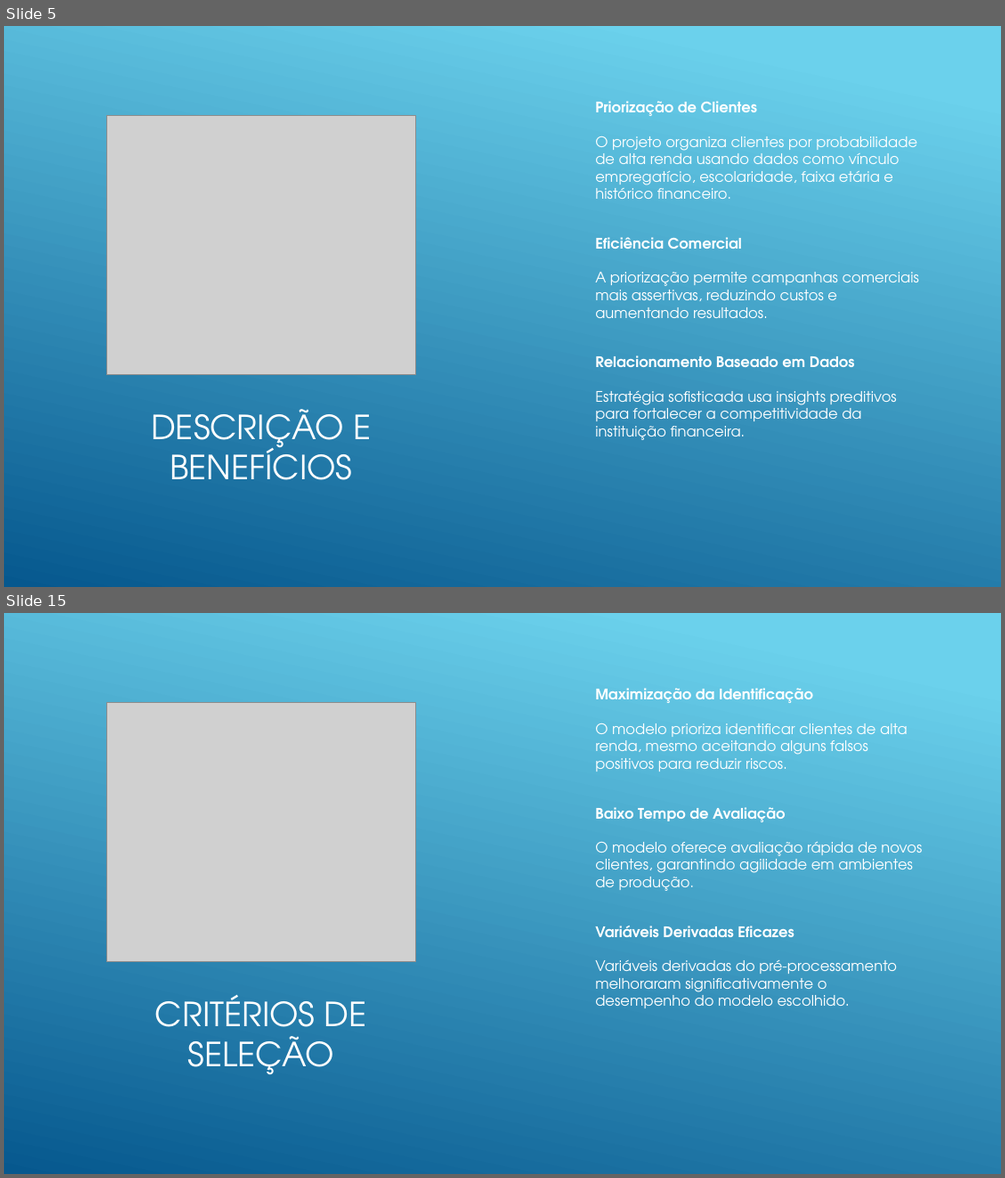
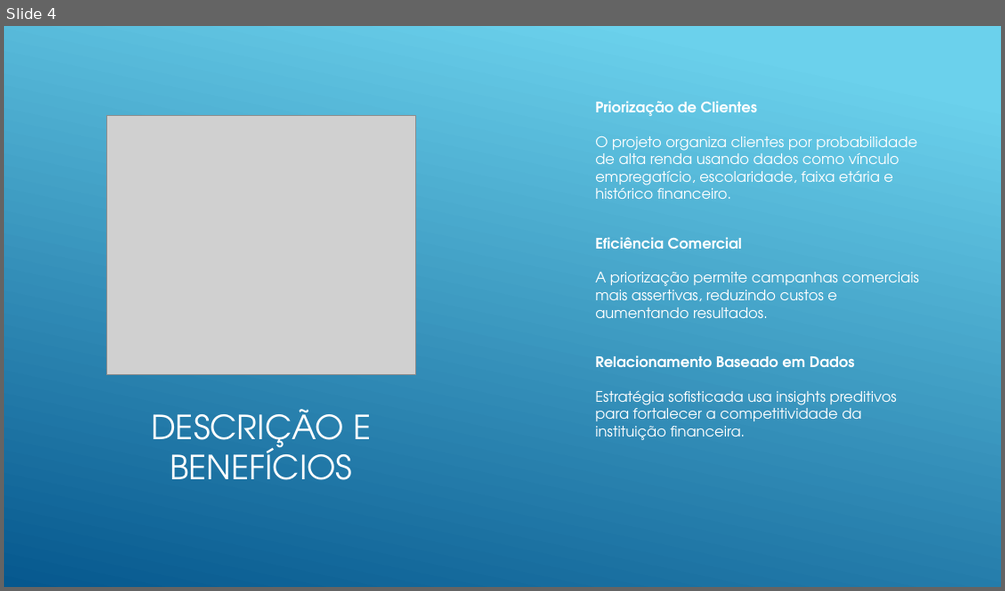
Before and after one commit to lincolngmc/caixaVersoGrupo5Modulo2, a slide deck: segmentacao_clientes_alta_renda.pptx. Shown one above the other, each under a label of ours: slides 5 and 15 before the commit, slide 4 after it; the slides between them are not shown. The pictures are 1005x1178 and 1005x591 pixels, drawn with LibreOffice and Linux fonts; fonts in the diff are those of the drawing; grey boxes stand for pictures. Boxes give left, top, right and bottom in pixels: in the first picture for what was removed or moved away, otherwise in the second. Text is boxed around its words. In the diff, an @@ line names an element or a change of style, - is before the commit and + after.

```diff
--- a/segmentacao_clientes_alta_renda.pptx
+++ b/segmentacao_clientes_alta_renda.pptx
@@ slide 15 removed at [4, 613, 1001, 1174], background gradient #6ED2EB to #06588E @@
@@ text removed at [595, 688, 922, 1008] @@
-Maximização da Identificação
-  O modelo prioriza identificar clientes de alta renda, mesmo aceitando alguns falsos positivos para reduzir riscos.
-Baixo Tempo de Avaliação
-  O modelo oferece avaliação rápida de novos clientes, garantindo agilidade em ambientes de produção.
-Variáveis Derivadas Eficazes
-  Variáveis derivadas do pré-processamento melhoraram significativamente o desempenho do modelo escolhido.
@@ picture removed at [107, 703, 416, 962] @@
@@ title removed at [155, 994, 367, 1075] @@
-CRITÉRIOS DE SELEÇÃO
@@ what was slide 5 is now slide 4 @@
```
Also in this commit, not shown: 4 slides changed, 4 slides added, 10 other slides removed, 1 other file.
